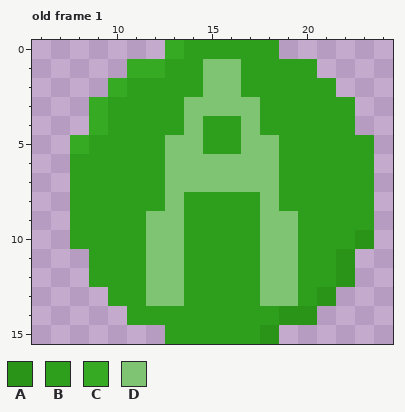
File history of a pixel-art file, Assets/Art/Sprites/UI/button-prompts/xbox/xbox-button-prompts.aseprite. The picture above is the old version.
32x16 pixels, 3 frames. Shown: old frame 1: x 6..24, y 0..15. The commit also changed other frames, which this record leaves out.
Palette (. is transparent): A #2a9419  B #2e9f1c  C #36aa23  D #7fc473
After the commit:
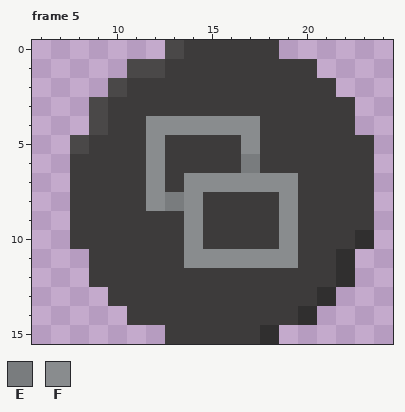
Colours new in this view: E #797c7e  F #898c8e
A new or re-ordered frame is compared with the old frame closest to it.
The edit:
frames 3 -> 5
@@ palette @@
-A #2a9419
+A #302f2f
-B #2e9f1c
+B #3d3b3b
-C #36aa23
+C #4a4848
--- frame 5 is new; against old frame 1
@@ x 10..21 @@
  0 ...CBBBBB...
- 1 .CCBBDDBBBB.
- 2 CBBBBDDBBBBB
- 3 BBBBDDDDBBBB
- 4 BBBBDBBDBBBB
- 5 BBBDDBBDDBBB
- 6 BBBDDDDDDBBB
- 7 BBBDDDDDDBBB
- 8 BBBDBBBBDBBB
- 9 BBDDBBBBDDBB
-10 BBDDBBBBDDBB
-11 BBDDBBBBDDBB
-12 BBDDBBBBDDBB
-13 BBDDBBBBDDBA
-14 .BBBBBBBBAA.
+ 1 .CCBBBBBBBB.
+ 2 CBBBBBBBBBBB
+ 3 BBBBBBBBBBBB
+ 4 BBFFFFFFBBBB
+ 5 BBFBBBBFBBBB
+ 6 BBFBBBBEBBBB
+ 7 BBFBFFFFFFBB
+ 8 BBFEFBBBBFBB
+ 9 BBBBFBBBBFBB
+10 BBBBFBBBBFBB
+11 BBBBFFFFFFBB
+12 BBBBBBBBBBBB
+13 BBBBBBBBBBBA
+14 .BBBBBBBBBA.
 15 ...BBBBBA...
